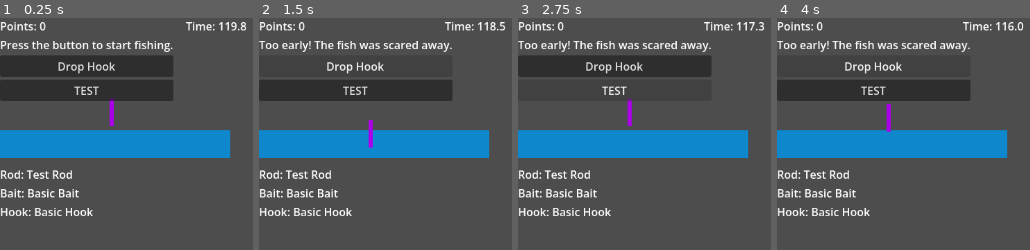
Above: before the commit, frames 1-4 (left to right).
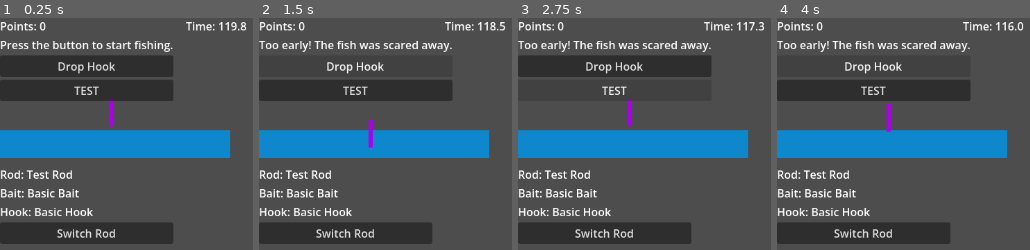
Above: after the commit, the same moments.

Repository: fehudma/godot_projects
Game: Godot game, scene res://Scenes/Main.tscn
Two runs of this game, one before a commit and one after it. Both use one fixed random seed, a clock stepped at 60 frames per second and the inputs below.
Inputs:
- Up to frame 1 (0.25 s): no input
- Up to frame 2 (1.5 s): click "Drop Hook" at 0.5 s; click "Waiting for a fish..." at 1.25 s
- Up to frame 3 (2.75 s): click "TEST" at 2 s
- Up to frame 4 (4 s): click "Drop Hook" at 2.75 s; click "Waiting for a fish..." at 3.5 s

The runs differ from the first frame. In frame 1, 6.0% of the frame differs, in the area x 0-69%, y 88-98%; in frame 2, 6.0%; in frame 3, 6.0%; in frame 4, 6.0%.

Commit message:
Added a button to switch rods

Diff:
--- a/Scenes/Main.tscn
+++ b/Scenes/Main.tscn
@@ -173,8 +173,13 @@
 layout_mode = 2
 text = "Hook: "
 
+[node name="SwitchRodButton" type="Button" parent="EquipmentContainer" unique_id=792895469]
+layout_mode = 2
+text = "Switch Rod"
+
 [connection signal="pressed" from="VBoxContainer/ActionButton" to="." method="_on_action_button_pressed"]
 [connection signal="pressed" from="VBoxContainer/TestButton" to="." method="_on_test_button_pressed"]
 [connection signal="timeout" from="BiteTimer" to="." method="_on_bite_timer_timeout"]
 [connection signal="timeout" from="CatchTimer" to="." method="_on_catch_timer_timeout"]
 [connection signal="timeout" from="SessionTimer" to="." method="_on_session_timer_timeout"]
+[connection signal="pressed" from="EquipmentContainer/SwitchRodButton" to="." method="_on_switch_rod_button_pressed"]
--- a/Scenes/main.gd
+++ b/Scenes/main.gd
@@ -253,3 +253,6 @@
 	#print("Session timer started: ", session_timer.time_left)
 	print("***")
 	print(owned_rods.size())
+
+func _on_switch_rod_button_pressed() -> void:
+	pass # Replace with function body.
